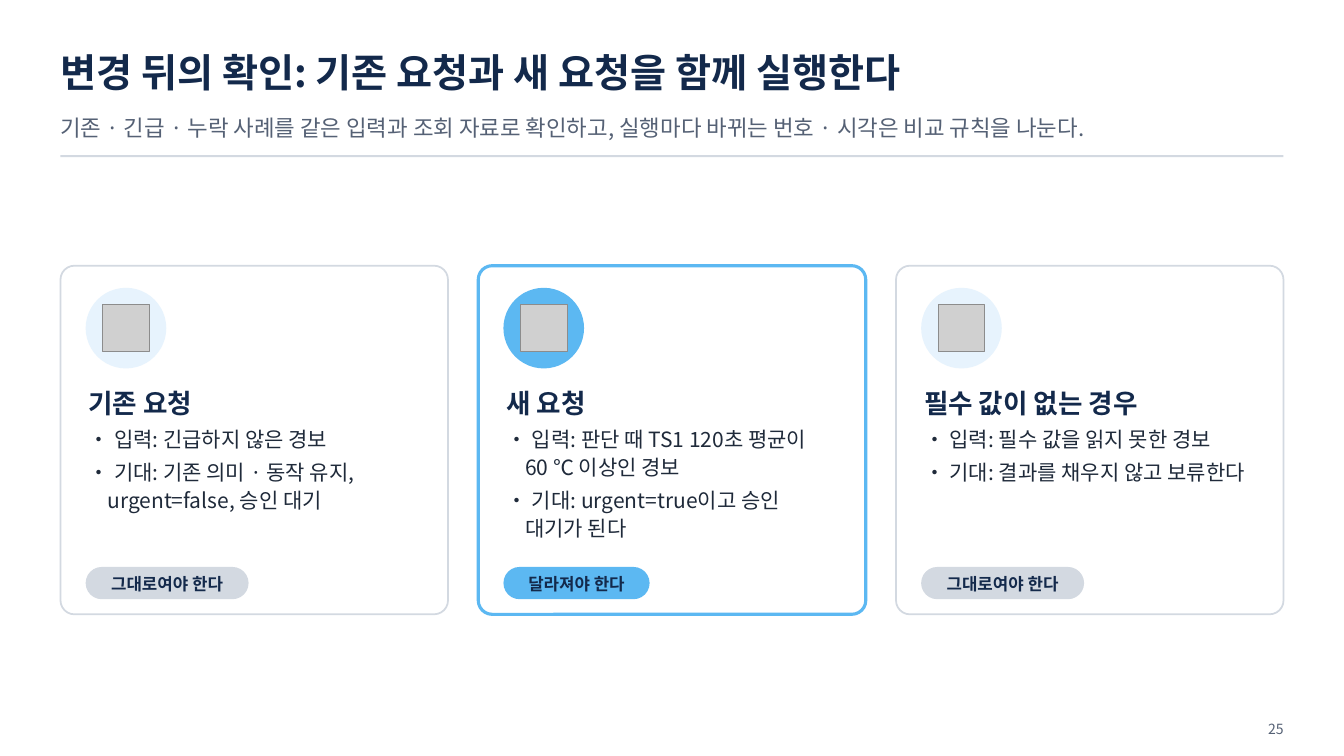
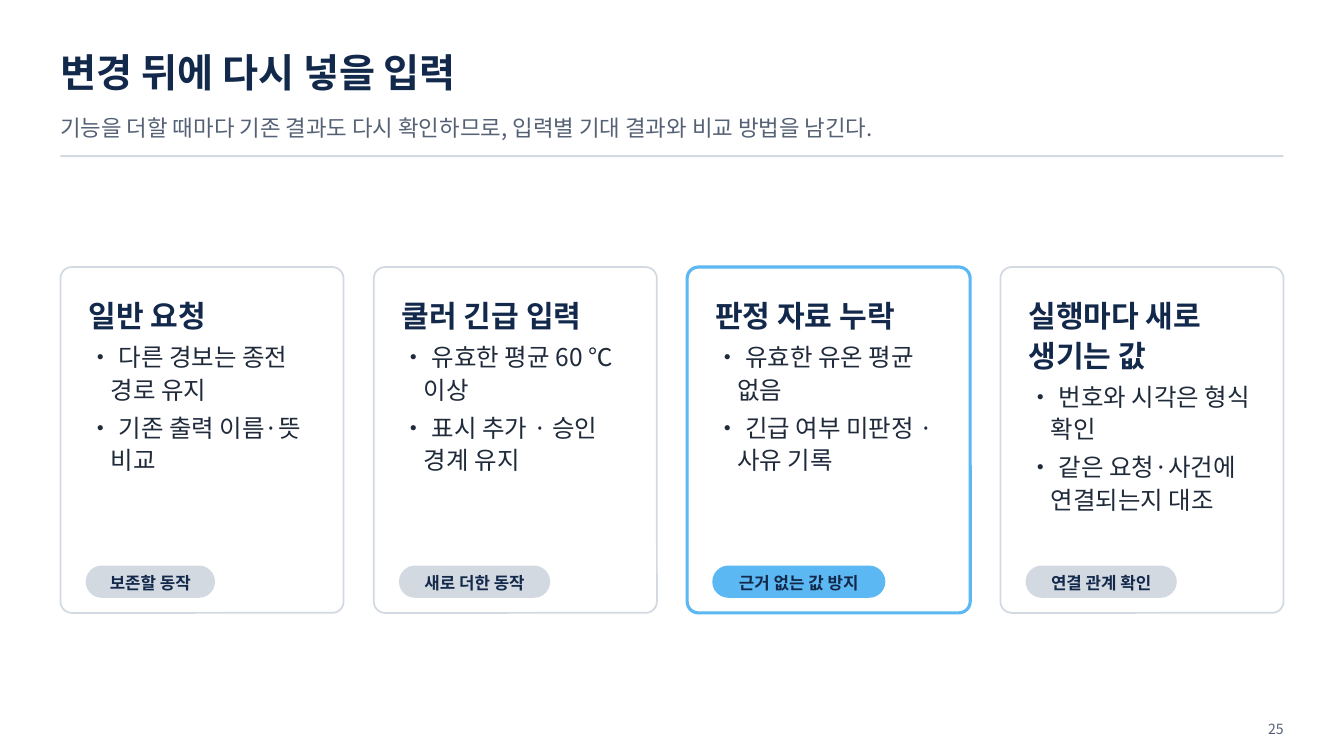
Before and after one commit to uengine-oss/hyd-iot-edu, a slide deck: slide 25 of workspace/강의제작/산출물/통합반/이론_오프라인/07회차/통합반_오프라인_07회차.pptx. Drawn at 1344x756 pixels with LibreOffice and Linux fonts; fonts in the diff are those of the drawing; grey boxes stand for pictures. Boxes give left, top, right and bottom in pixels: in the first picture for what was removed or moved away, otherwise in the second. Text is boxed around its words. In the diff, an @@ line names an element or a change of style, - is before the commit and + after.

Commit message:
통합반 7회차 현장 23~31장 변경 검증·업무 적용과 복습 확정

```diff
--- a/workspace/강의제작/산출물/통합반/이론_오프라인/07회차/통합반_오프라인_07회차.pptx
+++ b/workspace/강의제작/산출물/통합반/이론_오프라인/07회차/통합반_오프라인_07회차.pptx
@@ text at [60,54,456,91]: text changed @@
-변경 뒤의 확인: 기존 요청과 새 요청을 함께 실행한다
+변경 뒤에 다시 넣을 입력
@@ text at [60,117,873,140]: text changed @@
-기존 · 긴급 · 누락 사례를 같은 입력과 조회 자료로 확인하고, 실행마다 바뀌는 번호 · 시각은 비교 규칙을 나눈다.
+기능을 더할 때마다 기존 결과도 다시 확인하므로, 입력별 기대 결과와 비교 방법을 남긴다.
@@ rounded rectangle: place and size @@
-rounded rectangle at [60,266,448,615]
+rounded rectangle at [60,267,344,613]
@@ rounded rectangle added at [374,267,657,613], fill #FFFFFF, outline #D3D9E1 1.25 pt @@
@@ rounded rectangle: place and size @@
-rounded rectangle at [478,266,865,615]
+rounded rectangle at [688,267,971,613]
@@ rounded rectangle: place and size @@
-rounded rectangle at [896,266,1284,615]
+rounded rectangle at [1000,267,1284,613]
@@ ellipse removed at [86,288,166,369] @@
@@ ellipse removed at [503,288,584,369] @@
@@ ellipse removed at [922,288,1002,369] @@
@@ text added at [89,301,302,471], 17.5 pt, text #1F2A3A @@
+일반 요청
+• 다른 경보는 종전 경로 유지
+• 기존 출력 이름·뜻 비교
@@ picture removed at [103,304,149,351] @@
@@ text added at [402,301,612,471], 17.5 pt, text #1F2A3A @@
+쿨러 긴급 입력
+• 유효한 평균 60 ℃ 이상
+• 표시 추가 · 승인 경계 유지
@@ picture removed at [520,304,567,351] @@
@@ text at [715,302,914,471]: text changed; size 15 to 17.5 pt @@
-새 요청
-• 입력: 판단 때 TS1 120초 평균이 60 ℃ 이상인 경보
-• 기대: urgent=true이고 승인 대기가 된다
+판정 자료 누락
+• 유효한 유온 평균 없음
+• 긴급 여부 미판정 · 사유 기록
@@ picture removed at [939,304,985,351] @@
@@ text added at [1028,301,1250,511], 17.5 pt, text #1F2A3A @@
+실행마다 새로 생기는 값
+• 번호와 시각은 형식 확인
+• 같은 요청·사건에 연결되는지 대조
@@ rounded rectangle: place and size @@
-rounded rectangle at [86,567,249,599]
+rounded rectangle at [86,566,215,598]
@@ text "보존할 동작" at [110,575,191,591]: vertical alignment top to middle @@
@@ rounded rectangle added at [399,566,551,598], fill #D3D9E1 @@
@@ rounded rectangle: place and size @@
-rounded rectangle at [503,567,649,599]
+rounded rectangle at [713,566,886,598]
@@ rounded rectangle: place and size @@
-rounded rectangle at [922,567,1085,599]
+rounded rectangle at [1025,566,1177,598]
@@ text "연결 관계 확인" at [1051,575,1151,591]: vertical alignment top to middle @@
@@ text at [110,575,191,591]: text changed; size 15 to 12 pt; text colour #1F2A3A to #13294B; bold on @@
-기존 요청
-• 입력: 긴급하지 않은 경보
-• 기대: 기존 의미 · 동작 유지, urgent=false, 승인 대기
+보존할 동작
@@ text removed at [111,576,223,592] @@
-그대로여야 한다
@@ text added at [424,575,525,591], 12 pt, text #13294B, bold @@
+새로 더한 동작
@@ text at [739,575,859,591]: text changed @@
-달라져야 한다
+근거 없는 값 방지
@@ text removed at [947,576,1059,592] @@
-그대로여야 한다
@@ text at [1051,575,1151,591]: text changed; size 15 to 12 pt; text colour #1F2A3A to #13294B; bold on @@
-필수 값이 없는 경우
-• 입력: 필수 값을 읽지 못한 경보
-• 기대: 결과를 채우지 않고 보류한다
+연결 관계 확인
```
Also in this commit, not shown: 5 other slides changed, 3 slides added, 3 slides removed, 10 other files.
